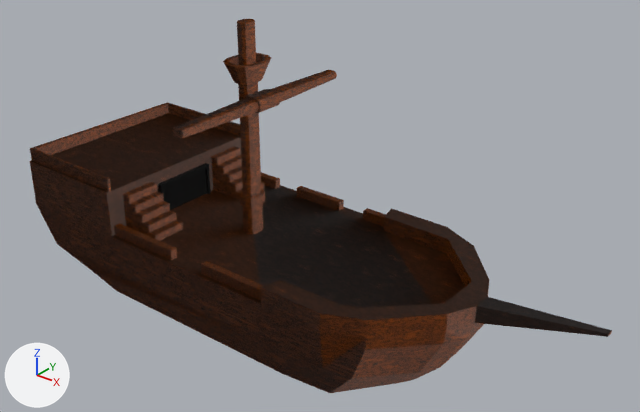
Two versions of the Blender file livre-game-jam/models/navio_pequeno.blend, one commit apart.
Before and after are seen from a 50 mm camera at (39.8, -41.9, 29.8) aimed at (6.1, 0.2, 3.7). Lighting does not change. The marker at lower left points along +X, +Y and +Z.

The older version as bpy lines, for what is in view:
```python
ob_door = bpy.data.objects.new('Door', me_plane_003)
ob_door.parent = ob_leftstair
ob_door.location = (0.0, 0.0, 0.0)
ob_door.scale = (7.16, 7.16, 7.16)
ob_leftstair = bpy.data.objects.new('LeftStair', me_plane_005)
ob_leftstair.location = (0.0, -2.59, 0.0)
ob_leftstair.scale = (7.16, 7.16, 7.16)
ob_mast = bpy.data.objects.new('Mast', me_plane_002)
ob_mast.parent = ob_leftstair
ob_mast.location = (0.0, 0.0, 0.0)
ob_mast.scale = (7.16, 7.16, 7.16)
ob_railing = bpy.data.objects.new('Railing', me_cube)
ob_railing.location = (0.34, -6.85, 0.01)
ob_rightstair = bpy.data.objects.new('RightStair', me_plane_006)
ob_rightstair.location = (0.0, -11.5, 0.0)
ob_rightstair.scale = (7.16, 7.16, 7.16)
ob_ship = bpy.data.objects.new('Ship', me_plane_001)
ob_ship.location = (0.0, 0.0, 0.0)
ob_ship.scale = (7.16, 7.16, 7.16)
```
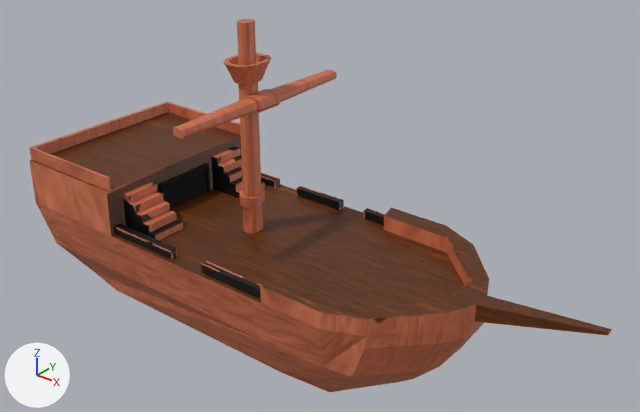
Changed parts and their boxes [x1, y1, x2, y2] in the pictures (640 x 412 px):
'Ship', surface changed, recoloured, moved: before [30, 102, 612, 393]; after [29, 102, 612, 392]
'Mast', recoloured: [173, 19, 337, 234] in both
'Railing', recoloured (brown to black): [114, 172, 386, 300] in both
'RightStair', recoloured: [123, 182, 183, 240] in both
'LeftStair', recoloured: [211, 146, 265, 199] in both

What changed in the scene script:
```text
Add img_madeira:
    img_madeira = load_image('madeira', 'textures/navio.png', 1024, 1024, 'sRGB')
Change mat_madeira_001:
    remove # nodes: BsdfPrincipled, Mapping, OutputMaterial, TexCoord, TexNoise x2, ValToRGB
    remove # colours: orange #d06500, brown #673100, black #000000
    nodes: BsdfPrincipled, OutputMaterial, TexImage
    uses the picture img_madeira
Add mat_madeira1:
    mat_madeira1 = principled_material('madeira1')
    mat_madeira1.texture = img_madeira
Change me_plane_001:
    where me_plane_001.from_pydata(...)  # 103 vertices, 84 faces; spans x -2.27..3.73, y -1.0..1.0, z -0.93..0.62
    used by ob_ship; location = (0.0, 0.0, 0.0); scale = (7.16, 7.16, 7.16)
    me_plane_001 part 1: all 75 faces that had it switch from mat_madeira to mat_madeira_001 (picture img_madeira)
Change me_plane_002:
    where me_plane_002.from_pydata(...)  # 228 vertices, 219 faces; spans x -0.17..0.28, y -1.06..1.07, z 0.0..2.15
    remove me_plane_002.materials.append(mat_madeira)
    add me_plane_002.materials.append(mat_madeira1)  # picture img_madeira
Change me_plane_005:
    where me_plane_005.from_pydata(...)  # 25 vertices, 14 faces, 1 loose edge; spans x -1.0..-0.559, y 0.798..1.165, z 0.0..0.405
    remove me_plane_005.materials.append(mat_madeira)
    add me_plane_005.materials.append(mat_madeira1)  # picture img_madeira
Change me_plane_006:
    where me_plane_006.from_pydata(...)  # 25 vertices, 14 faces, 1 loose edge; spans x -1.0..-0.559, y 0.798..1.165, z 0.0..0.405
    remove me_plane_006.materials.append(mat_madeira)
    add me_plane_006.materials.append(mat_madeira1)  # picture img_madeira
Change me_cube:
    where me_cube.from_pydata(...)  # 48 vertices, 30 faces, 8 loose edges; spans x -7.67..7.22, y -0.01..13.7, z -0.03..0.74
    remove me_cube.materials.append(mat_madeira)
    add me_cube.materials.append(mat_madeira1)  # picture img_madeira
Change ob_ship:
    ob_ship.location: (0.0, 0.0, 0.0) -> (-0.02, 0.0, 0.07)
```
